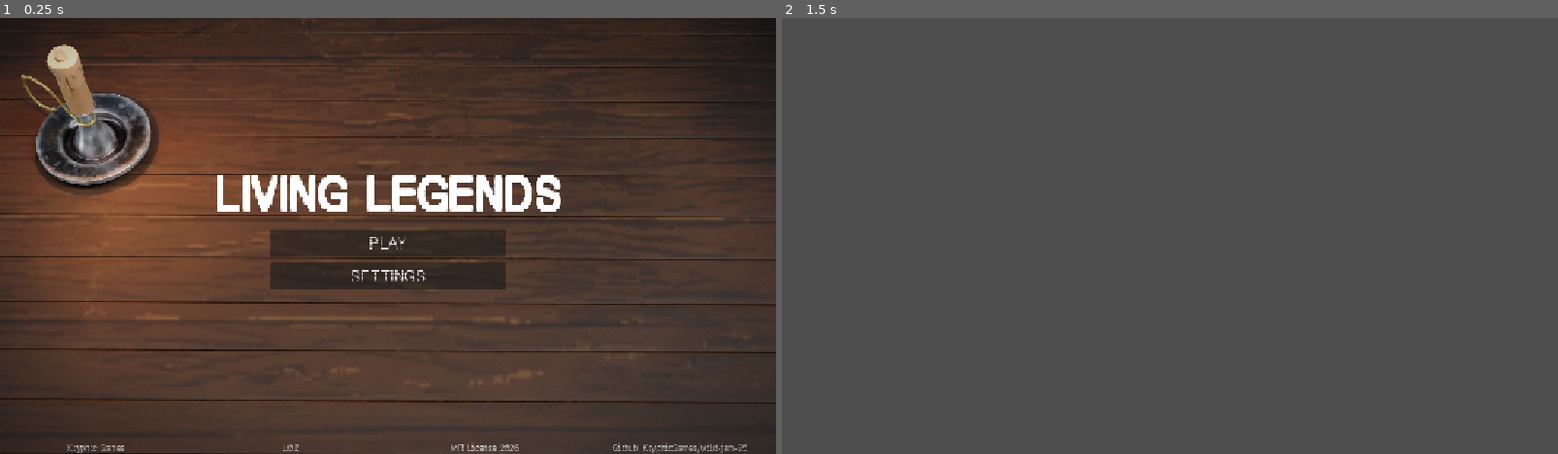
Above: before the commit, frames 1-2 (left to right).
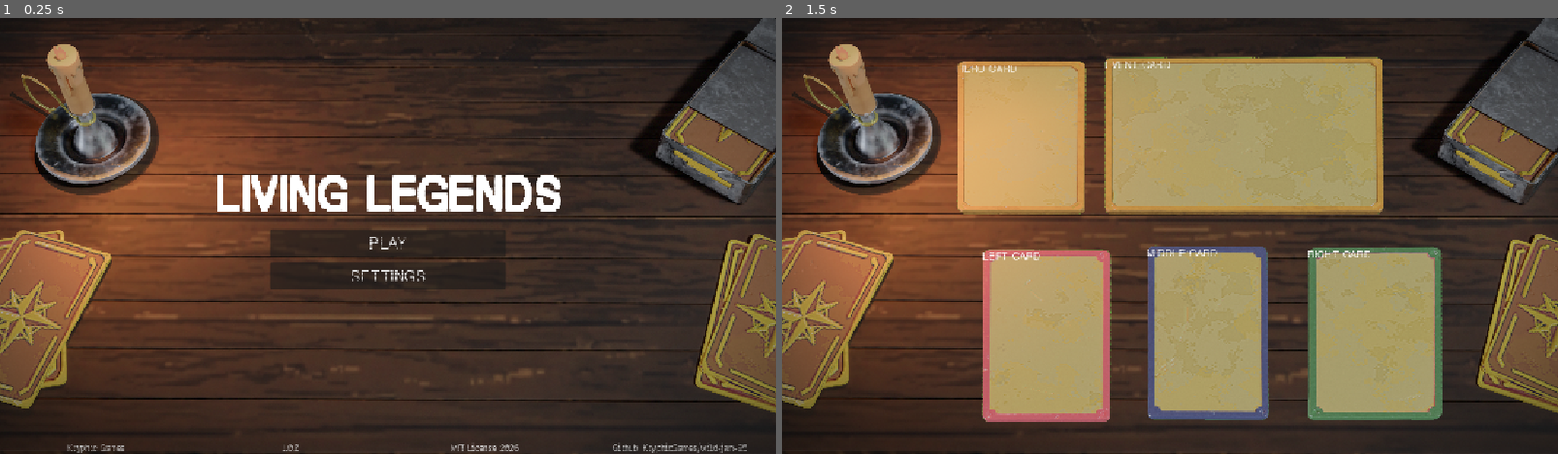
Above: after the commit, the same moments.

Repository: KryphicGames/wild-jam-95
Game: Godot game, scene res://scenes/main_menu.tscn
Two runs of this game, one before a commit and one after it. Both use one fixed random seed, a clock stepped at 60 frames per second and the inputs below. Sound files missing from this copy of the repository are replaced by a short silence.
Inputs:
- Up to frame 1 (0.25 s): no input
- Up to frame 2 (1.5 s): click "PLAY" at 0.5 s; tap Enter at 1.25 s

The runs differ from the first frame. In frame 1, 16% of the frame differs, in the area x 0-100%, y 0-100%; in frame 2, 97%.

Commit message:
Added cards

Diff:
--- /dev/null
+++ b/components/event_card.tscn
@@ -0,0 +1,22 @@
+[gd_scene format=3 uid="uid://dxwvti6pg4hpy"]
+
+[ext_resource type="Texture2D" uid="uid://c6s6l01n5fytp" path="res://assets/textures/event_card.png" id="1_lwdr4"]
+
+[node name="TextureRect" type="TextureRect" unique_id=363865671]
+offset_right = 804.0
+offset_bottom = 949.0
+texture = ExtResource("1_lwdr4")
+expand_mode = 1
+stretch_mode = 5
+
+[node name="Title" type="RichTextLabel" parent="." unique_id=1868750627]
+layout_mode = 1
+offset_right = 90.0
+offset_bottom = 40.0
+text = "EVENT CARD"
+fit_content = true
+scroll_active = false
+autowrap_mode = 0
+autowrap_trim_flags = 0
+shortcut_keys_enabled = false
+justification_flags = 0
--- /dev/null
+++ b/components/hero_card.tscn
@@ -0,0 +1,22 @@
+[gd_scene format=3 uid="uid://b3sjc2pkjs1ot"]
+
+[ext_resource type="Texture2D" uid="uid://bcr1k4xtylba2" path="res://assets/textures/hero_card.png" id="1_ub35w"]
+
+[node name="TextureRect" type="TextureRect" unique_id=363865671]
+offset_right = 804.0
+offset_bottom = 949.0
+texture = ExtResource("1_ub35w")
+expand_mode = 1
+stretch_mode = 5
+
+[node name="Title" type="RichTextLabel" parent="." unique_id=1868750627]
+layout_mode = 1
+offset_right = 90.0
+offset_bottom = 40.0
+text = "HERO CARD"
+fit_content = true
+scroll_active = false
+autowrap_mode = 0
+autowrap_trim_flags = 0
+shortcut_keys_enabled = false
+justification_flags = 0
--- /dev/null
+++ b/components/left_card.tscn
@@ -0,0 +1,22 @@
+[gd_scene format=3 uid="uid://be6unwjlkhc2p"]
+
+[ext_resource type="Texture2D" uid="uid://b6xsqkhyageb0" path="res://assets/textures/card_left.png" id="1_85gvv"]
+
+[node name="TextureRect" type="TextureRect" unique_id=363865671]
+offset_right = 804.0
+offset_bottom = 949.0
+texture = ExtResource("1_85gvv")
+expand_mode = 1
+stretch_mode = 5
+
+[node name="Title" type="RichTextLabel" parent="." unique_id=1868750627]
+layout_mode = 1
+offset_right = 90.0
+offset_bottom = 40.0
+text = "LEFT CARD"
+fit_content = true
+scroll_active = false
+autowrap_mode = 0
+autowrap_trim_flags = 0
+shortcut_keys_enabled = false
+justification_flags = 0
--- /dev/null
+++ b/components/middle_card.tscn
@@ -0,0 +1,22 @@
+[gd_scene format=3 uid="uid://oh3jc0l10f4s"]
+
+[ext_resource type="Texture2D" uid="uid://din2qn55os4rl" path="res://assets/textures/card_middle.png" id="1_yncv6"]
+
+[node name="TextureRect" type="TextureRect" unique_id=363865671]
+offset_right = 804.0
+offset_bottom = 949.0
+texture = ExtResource("1_yncv6")
+expand_mode = 1
+stretch_mode = 5
+
+[node name="Title" type="RichTextLabel" parent="." unique_id=1868750627]
+layout_mode = 1
+offset_right = 90.0
+offset_bottom = 40.0
+text = "MIDDLE CARD"
+fit_content = true
+scroll_active = false
+autowrap_mode = 0
+autowrap_trim_flags = 0
+shortcut_keys_enabled = false
+justification_flags = 0
--- /dev/null
+++ b/components/right_card.tscn
@@ -0,0 +1,22 @@
+[gd_scene format=3 uid="uid://cs063wp4x20em"]
+
+[ext_resource type="Texture2D" uid="uid://gice1wtxb46g" path="res://assets/textures/card_right.png" id="1_xhpdo"]
+
+[node name="TextureRect" type="TextureRect" unique_id=363865671]
+offset_right = 804.0
+offset_bottom = 949.0
+texture = ExtResource("1_xhpdo")
+expand_mode = 1
+stretch_mode = 5
+
+[node name="Title" type="RichTextLabel" parent="." unique_id=1868750627]
+layout_mode = 1
+offset_right = 90.0
+offset_bottom = 40.0
+text = "RIGHT CARD"
+fit_content = true
+scroll_active = false
+autowrap_mode = 0
+autowrap_trim_flags = 0
+shortcut_keys_enabled = false
+justification_flags = 0
--- a/scenes/game.tscn
+++ b/scenes/game.tscn
@@ -2,6 +2,20 @@
 
 [ext_resource type="PackedScene" uid="uid://cyk0ty5fwu5s2" path="res://components/fade.tscn" id="1_uwrxv"]
 [ext_resource type="Script" uid="uid://5m1wm6pufj05" path="res://scripts/game.gd" id="1_yqjtg"]
+[ext_resource type="Texture2D" uid="uid://nmakvgr7t5ry" path="res://assets/textures/bg.png" id="3_lnu2h"]
+[ext_resource type="Shader" uid="uid://btixtusi73vku" path="res://shaders/vignette.gdshader" id="4_lbhrr"]
+[ext_resource type="Texture2D" uid="uid://du6vm8qttwc0n" path="res://assets/textures/tbrender_Camera_1_FullQuality.png" id="4_p57ef"]
+[ext_resource type="PackedScene" uid="uid://b3sjc2pkjs1ot" path="res://components/hero_card.tscn" id="5_iywne"]
+[ext_resource type="PackedScene" uid="uid://dxwvti6pg4hpy" path="res://components/event_card.tscn" id="7_u5sy4"]
+[ext_resource type="PackedScene" uid="uid://cs063wp4x20em" path="res://components/right_card.tscn" id="8_gee14"]
+[ext_resource type="PackedScene" uid="uid://oh3jc0l10f4s" path="res://components/middle_card.tscn" id="9_0tnpc"]
+[ext_resource type="PackedScene" uid="uid://be6unwjlkhc2p" path="res://components/left_card.tscn" id="10_vtaks"]
+
+[sub_resource type="ShaderMaterial" id="ShaderMaterial_iywne"]
+shader = ExtResource("4_lbhrr")
+shader_parameter/alpha = 0.2
+shader_parameter/inner_radius = 0.73
+shader_parameter/outer_radius = 1.14
 
 [node name="Game" type="Control" unique_id=705198717]
 layout_mode = 3
@@ -19,3 +33,68 @@
 anchor_bottom = 0.0
 grow_horizontal = 1
 grow_vertical = 1
+
+[node name="Background" type="TextureRect" parent="." unique_id=2000039980]
+layout_mode = 1
+anchors_preset = 15
+anchor_right = 1.0
+anchor_bottom = 1.0
+grow_horizontal = 2
+grow_vertical = 2
+texture = ExtResource("3_lnu2h")
+expand_mode = 1
+
+[node name="Background2" type="TextureRect" parent="." unique_id=2060711453]
+visible = false
+layout_mode = 1
+anchors_preset = 15
+anchor_right = 1.0
+anchor_bottom = 1.0
+grow_horizontal = 2
+grow_vertical = 2
+texture = ExtResource("4_p57ef")
+expand_mode = 1
+
+[node name="Vignette" type="ColorRect" parent="." unique_id=226354621]
+material = SubResource("ShaderMaterial_iywne")
+layout_mode = 1
+anchors_preset = 15
+anchor_right = 1.0
+anchor_bottom = 1.0
+grow_horizontal = 2
+grow_vertical = 2
+
+[node name="HeroCard" parent="." unique_id=1908081806 instance=ExtResource("5_iywne")]
+layout_mode = 1
+offset_left = 259.0
+offset_top = 64.0
+offset_right = 452.0
+offset_bottom = 292.0
+
+[node name="TextureRect" parent="." unique_id=363865671 instance=ExtResource("7_u5sy4")]
+layout_mode = 0
+offset_left = 479.0
+offset_top = 58.0
+offset_right = 894.0
+offset_bottom = 293.0
+
+[node name="TextureRect2" parent="." unique_id=892738914 instance=ExtResource("8_gee14")]
+layout_mode = 0
+offset_left = 780.0
+offset_top = 340.0
+offset_right = 981.0
+offset_bottom = 598.4674
+
+[node name="TextureRect3" parent="." unique_id=834786675 instance=ExtResource("9_0tnpc")]
+layout_mode = 0
+offset_left = 541.0
+offset_top = 338.0
+offset_right = 724.0
+offset_bottom = 598.7612
+
+[node name="TextureRect4" parent="." unique_id=355224597 instance=ExtResource("10_vtaks")]
+layout_mode = 0
+offset_left = 297.0
+offset_top = 343.0
+offset_right = 489.0
+offset_bottom = 601.81824
Binary file changed: assets/textures/bg.png
Binary file added: assets/textures/card_left.png
Not shown, added: assets/textures/card_left.png.import
Binary file added: assets/textures/card_middle.png
Not shown, added: assets/textures/card_middle.png.import
Binary file added: assets/textures/card_right.png
Not shown, added: assets/textures/card_right.png.import
Binary file added: assets/textures/event_card.png
Not shown, added: assets/textures/event_card.png.import
Binary file added: assets/textures/hero_card.png
Not shown, added: assets/textures/hero_card.png.import
Binary file added: assets/textures/tbrender_Camera_1_FullQuality.png
(and 1 more such lines)
